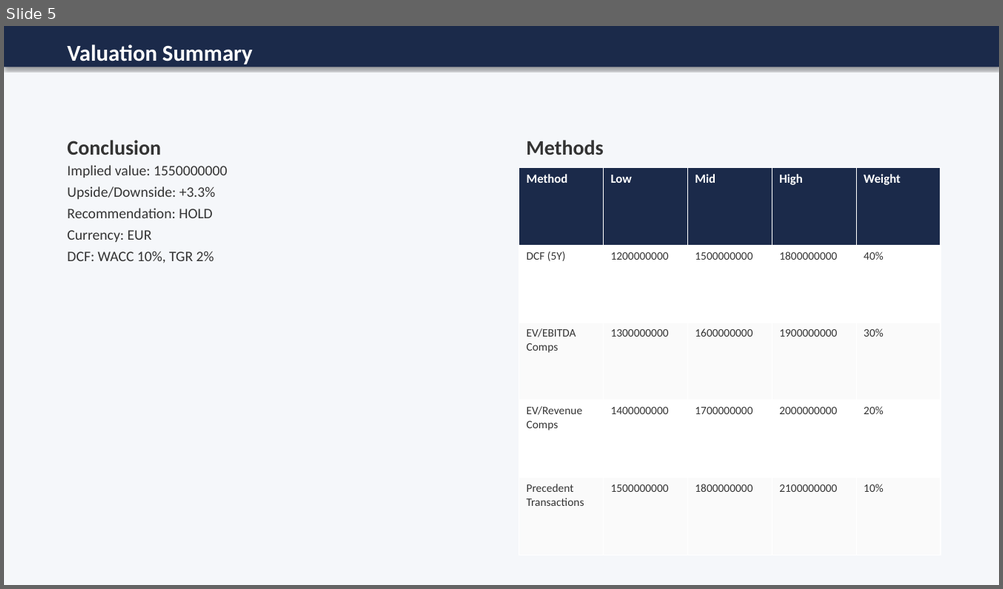
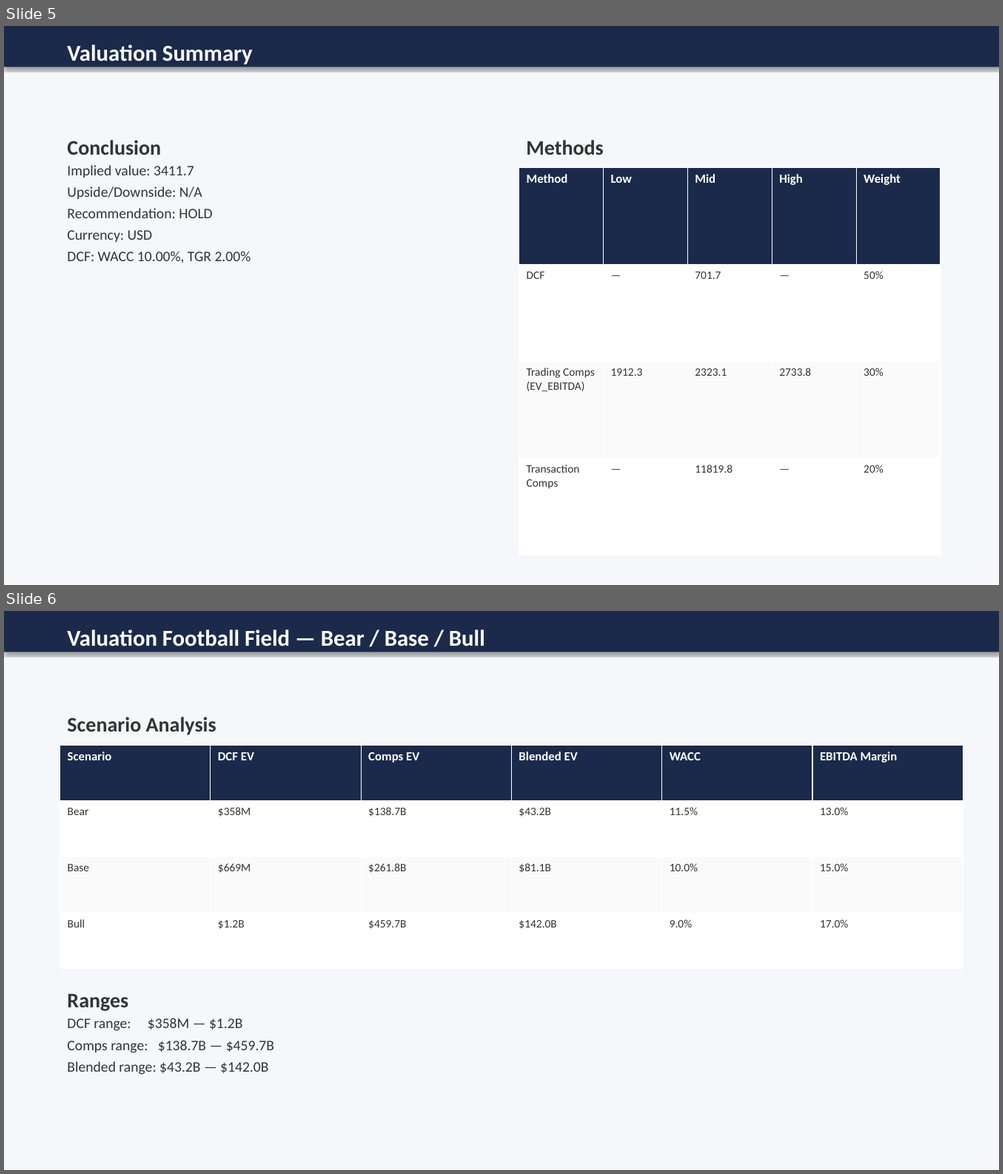
Before and after one commit to 98Rico/GoldRogerM-A, a slide deck: outputs/Longchamp_analysis.pptx. Shown one above the other, each under a label of ours: slide 5 before the commit, slides 5 and 6 after it. The pictures are 1003x589 and 1003x1174 pixels, drawn with LibreOffice and Linux fonts; fonts in the diff are those of the drawing. Boxes give left, top, right and bottom in pixels: in the first picture for what was removed or moved away, otherwise in the second. Text is boxed around its words. In the diff, an @@ line names an element or a change of style, - is before the commit and + after.

```diff
--- a/outputs/Longchamp_analysis.pptx
+++ b/outputs/Longchamp_analysis.pptx
@@ slide 6 added at bbox=[4, 611, 999, 1170], background #FFFFFF @@
@@ rectangle added at bbox=[4, 611, 999, 1170], fill #F5F7FA @@
@@ rectangle added at bbox=[4, 611, 999, 652], fill #1B2A4A @@
@@ text added at bbox=[67, 629, 485, 652], 22 pt, text #FFFFFF, bold @@
+Valuation Football Field — Bear / Base / Bull
@@ text added at bbox=[67, 717, 216, 735], 20 pt, text #333333, bold @@
+Scenario Analysis
@@ table added at bbox=[60, 745, 965, 969], 4 rows, 6 columns @@
+Scenario | DCF EV | Comps EV | Blended EV | WACC | EBITDA Margin
+Bear | $358M | $138.7B | $43.2B | 11.5% | 13.0%
+Base | $669M | $261.8B | $81.1B | 10.0% | 15.0%
+Bull | $1.2B | $459.7B | $142.0B | 9.0% | 17.0%
@@ text added at bbox=[67, 994, 274, 1075], 14 pt, text #333333 @@
+Ranges
+DCF range: $358M — $1.2B
+Comps range: $138.7B — $459.7B
+Blended range: $43.2B — $142.0B
@@ slide 5 changed as well @@
@@ text at bbox=[67, 165, 202, 199]: text changed @@
-Implied value: 1550000000
-Upside/Downside: +3.3%
+Implied value: 3411.7
+Upside/Downside: N/A
@@ table at bbox=[519, 168, 940, 556] @@
-row 2: DCF (5Y) | 1200000000 | 1500000000 | 1800000000 | 40%
-row 3: EV/EBITDA Comps | 1300000000 | 1600000000 | 1900000000 | 30%
-row 4: EV/Revenue Comps | 1400000000 | 1700000000 | 2000000000 | 20%
-row 5: Precedent Transactions | 1500000000 | 1800000000 | 2100000000 | 10%
+row 2: DCF | — | 701.7 | — | 50%
+row 3: Trading Comps (EV_EBITDA) | 1912.3 | 2323.1 | 2733.8 | 30%
+row 4: Transaction Comps | — | 11819.8 | — | 20%
@@ text at bbox=[67, 230, 251, 264]: text changed @@
-Currency: EUR
-DCF: WACC 10%, TGR 2%
+Currency: USD
+DCF: WACC 10.00%, TGR 2.00%
```
Also in this commit, not shown: 6 other slides changed, 2 other slides added, 3 other files.
